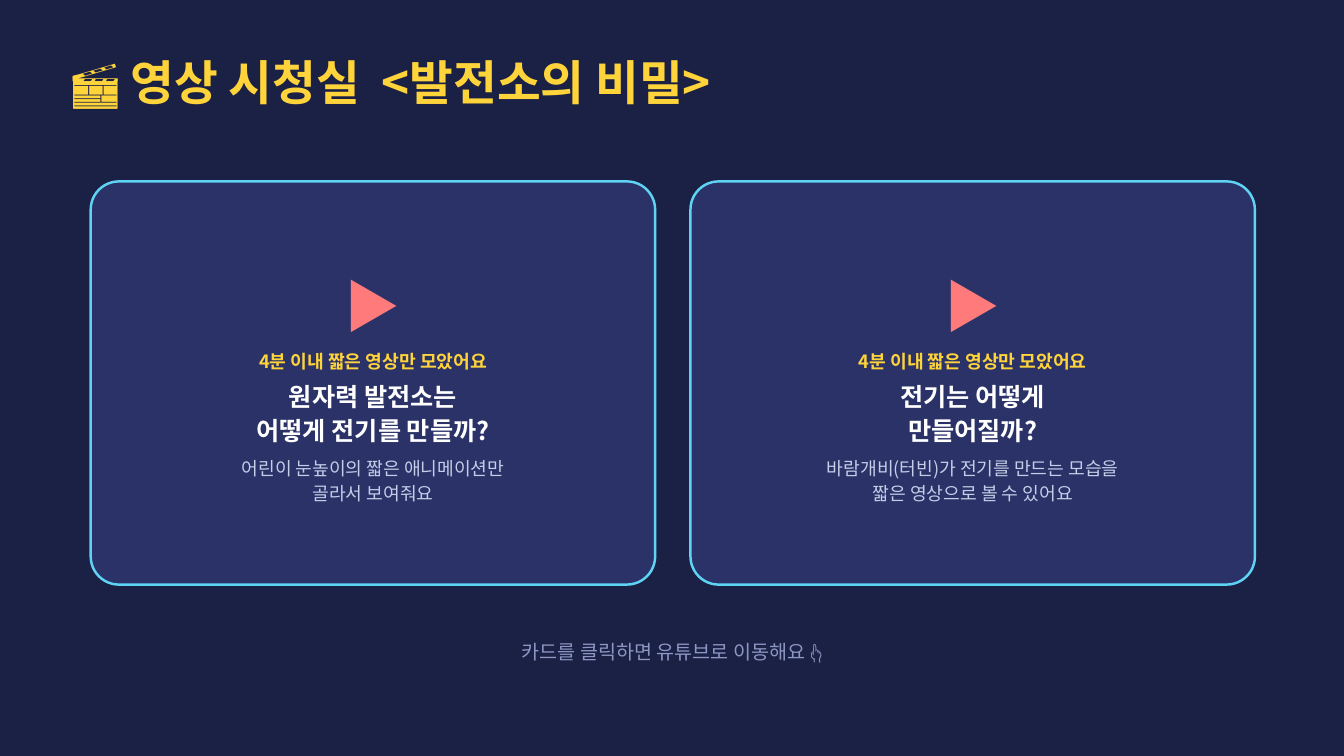
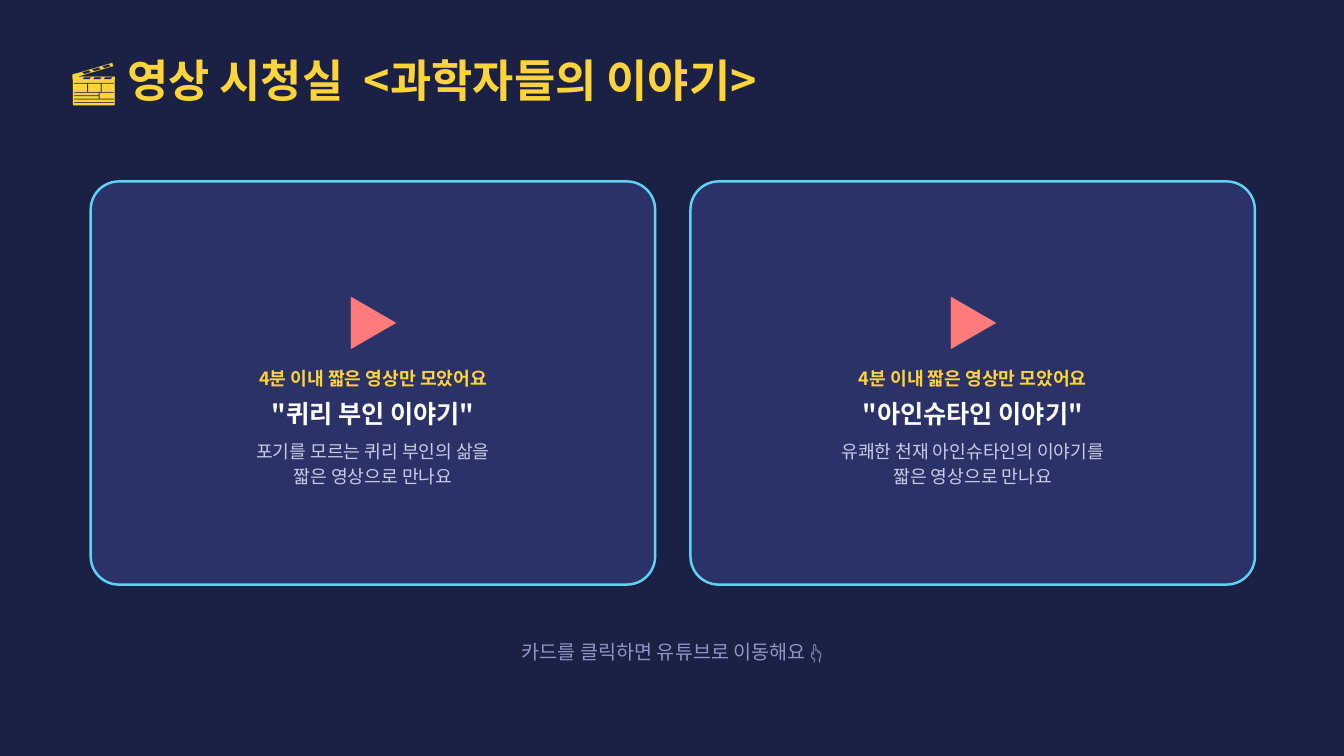
Before and after one commit to parksang-jun/ecture-materials, a slide deck: slide 19 of 강의자료/1일 어린이 연구원_초등 3-4학년용.pptx (slide 17 before the commit). Drawn at 1344x756 pixels with LibreOffice and Linux fonts; fonts in the diff are those of the drawing. Boxes give left, top, right and bottom in pixels: in the first picture for what was removed or moved away, otherwise in the second. Text is boxed around its words. In the diff, an @@ line names an element or a change of style, - is before the commit and + after.

```diff
--- a/강의자료/1일 어린이 연구원_초등 3-4학년용.pptx
+++ b/강의자료/1일 어린이 연구원_초등 3-4학년용.pptx
@@ text at <box>127,59,758,101</box>: text changed; size 34 to 32 pt @@
-🎬 영상 시청실 <발전소의 비밀>
+🎬 영상 시청실 <과학자들의 이야기>
@@ text in rounded rectangle at <box>256,402,489,485</box>: text changed @@
-원자력 발전소는
-어떻게 전기를 만들까?
-어린이 눈높이의 짧은 애니메이션만
-골라서 보여줘요
+"퀴리 부인 이야기"
+포기를 모르는 퀴리 부인의 삶을
+짧은 영상으로 만나요
@@ text in rounded rectangle at <box>841,402,1104,485</box>: text changed @@
-전기는 어떻게
-만들어질까?
-바람개비(터빈)가 전기를 만드는 모습을
-짧은 영상으로 볼 수 있어요
+"아인슈타인 이야기"
+유쾌한 천재 아인슈타인의 이야기를
+짧은 영상으로 만나요
```
Also in this commit, not shown: 28 other slides changed, 14 slides added, 2 slides removed, 4 other files.
